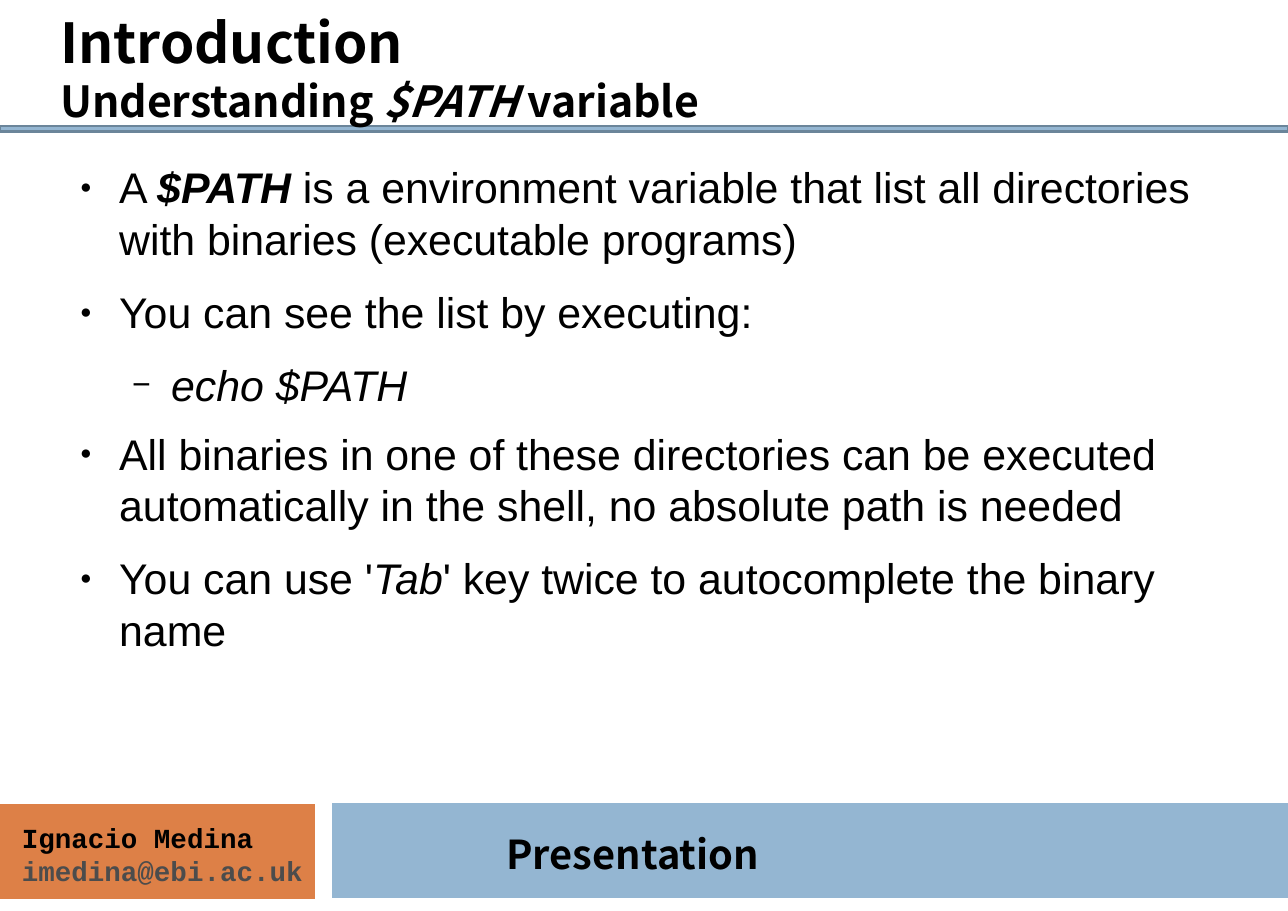
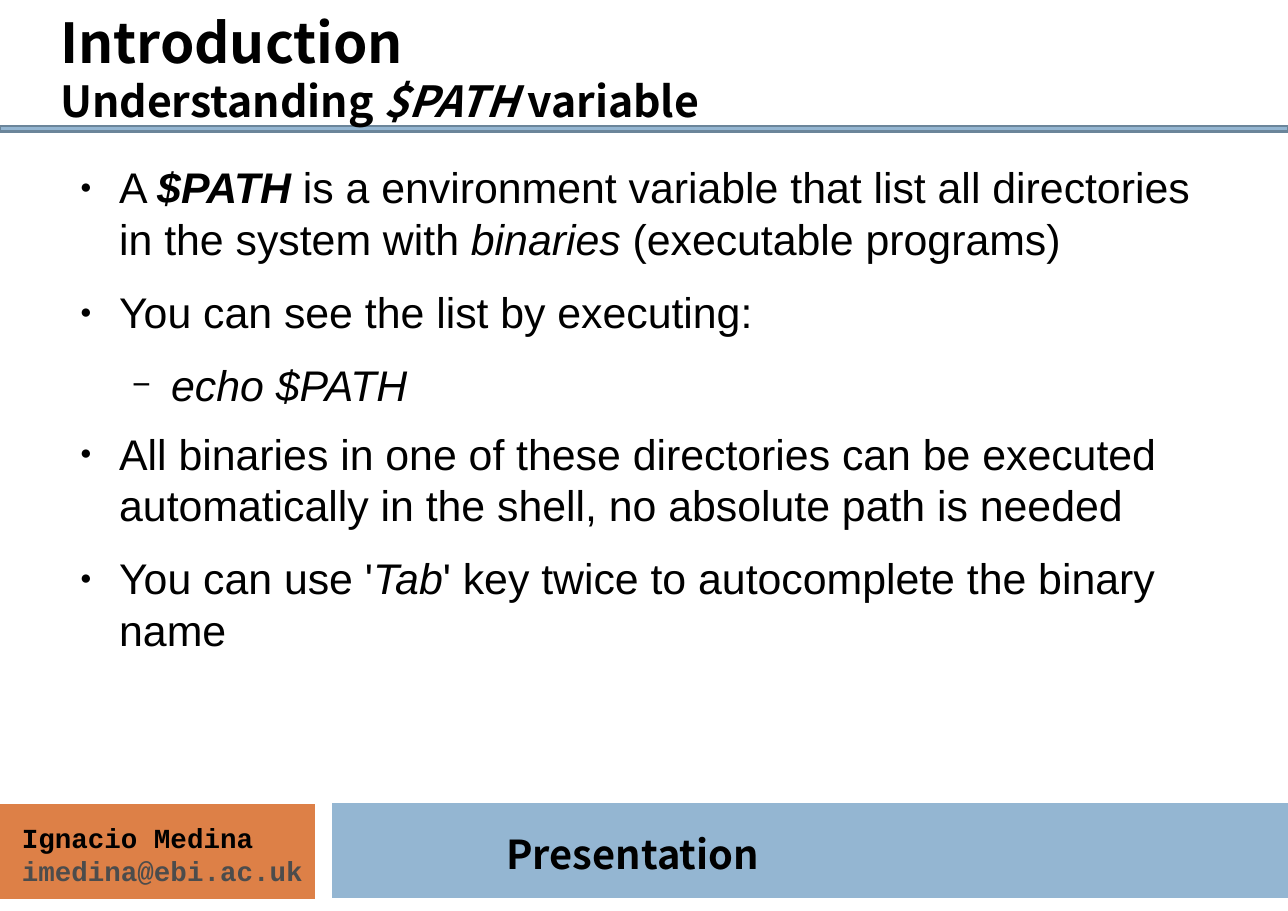
Before and after one commit to ngs-course/ngs-course.github.io, a slide deck: slide 7 of Course_Materials/intro-linux/intro_Linux_mda14.odp. Drawn at 1288x911 pixels with LibreOffice and Linux fonts; fonts in the diff are those of the drawing. Boxes give left, top, right and bottom in pixels: in the first picture for what was removed or moved away, otherwise in the second. Text is boxed around its words. In the diff, an @@ line names an element or a change of style, - is before the commit and + after.

Commit message:
Intro to Linux presentation updated

```diff
--- a/Course_Materials/intro-linux/intro_Linux_mda14.odp
+++ b/Course_Materials/intro-linux/intro_Linux_mda14.odp
@@ text at box(119, 171, 1189, 264): text changed @@
-● A $PATH is a environment variable that list all directories with binaries (executable programs)
+● A $PATH is a environment variable that list all directories in the system with binaries (executable programs)
```
Also in this commit, not shown: 1 other file.
